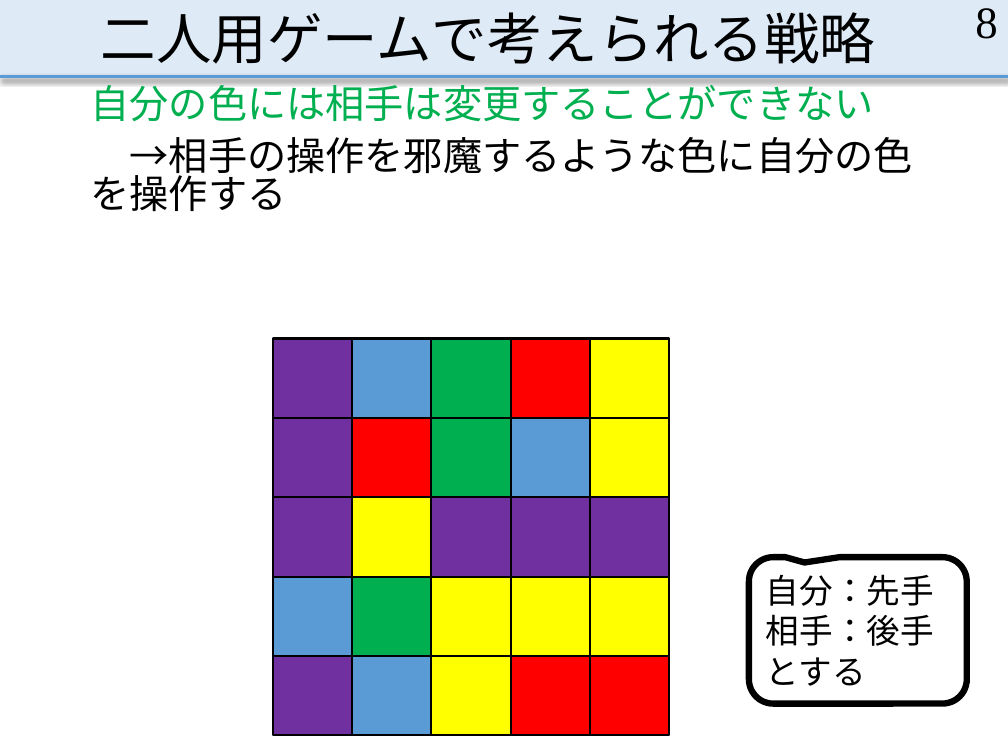
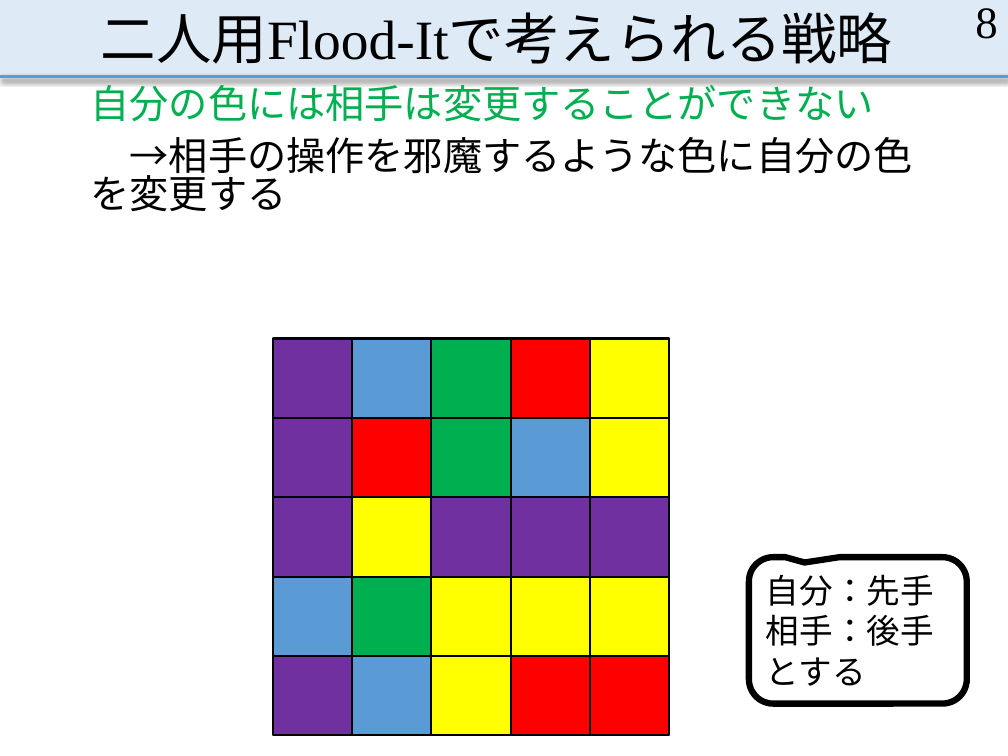
Before and after one commit to MasayaOda/SR, a slide deck: slide 8 of 中間発表.pptx. Drawn at 1008x756 pixels with LibreOffice and Linux fonts; fonts in the diff are those of the drawing. Boxes give left, top, right and bottom in pixels: in the first picture for what was removed or moved away, otherwise in the second. Text is boxed around its words. In the diff, an @@ line names an element or a change of style, - is before the commit and + after.

Commit message:
発表練習した、コメント等変更

```diff
--- a/中間発表.pptx
+++ b/中間発表.pptx
@@ title at [101, 12, 893, 64]: text changed @@
-二人用ゲームで考えられる戦略
+二人用Flood-Itで考えられる戦略
@@ text at [91, 137, 913, 211]: text changed @@
-→相手の操作を邪魔するような色に自分の色を操作する
+→相手の操作を邪魔するような色に自分の色を変更する
```
Also in this commit, not shown: 3 other slides changed.
